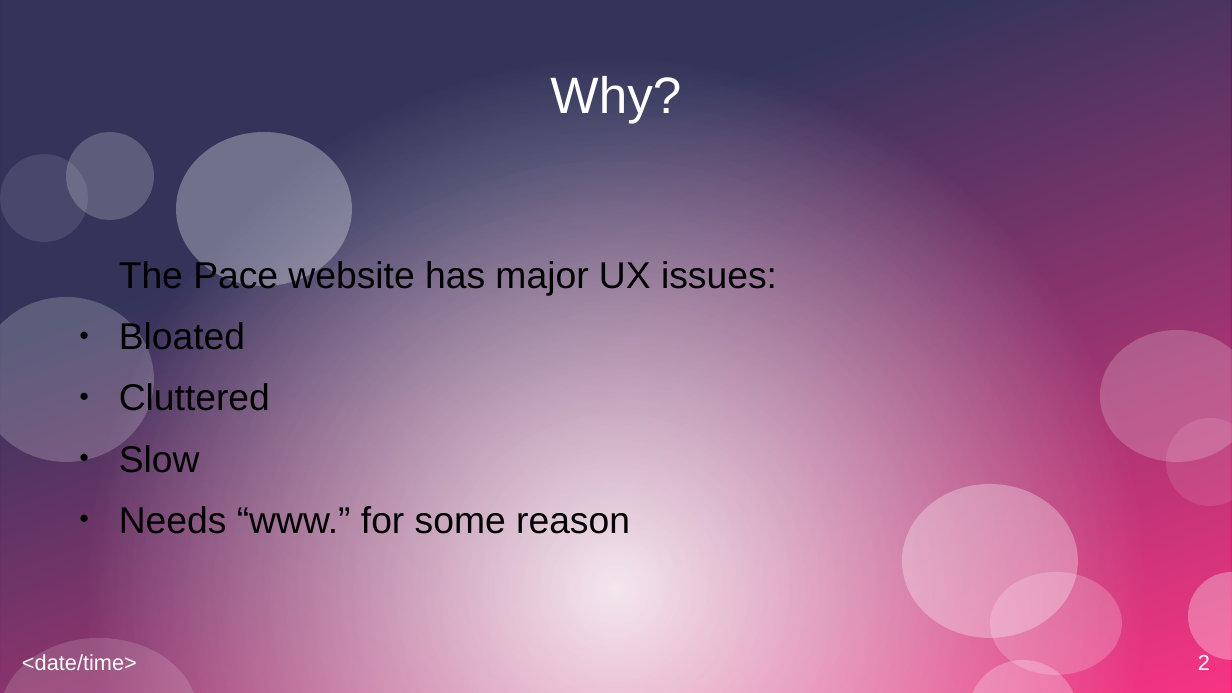
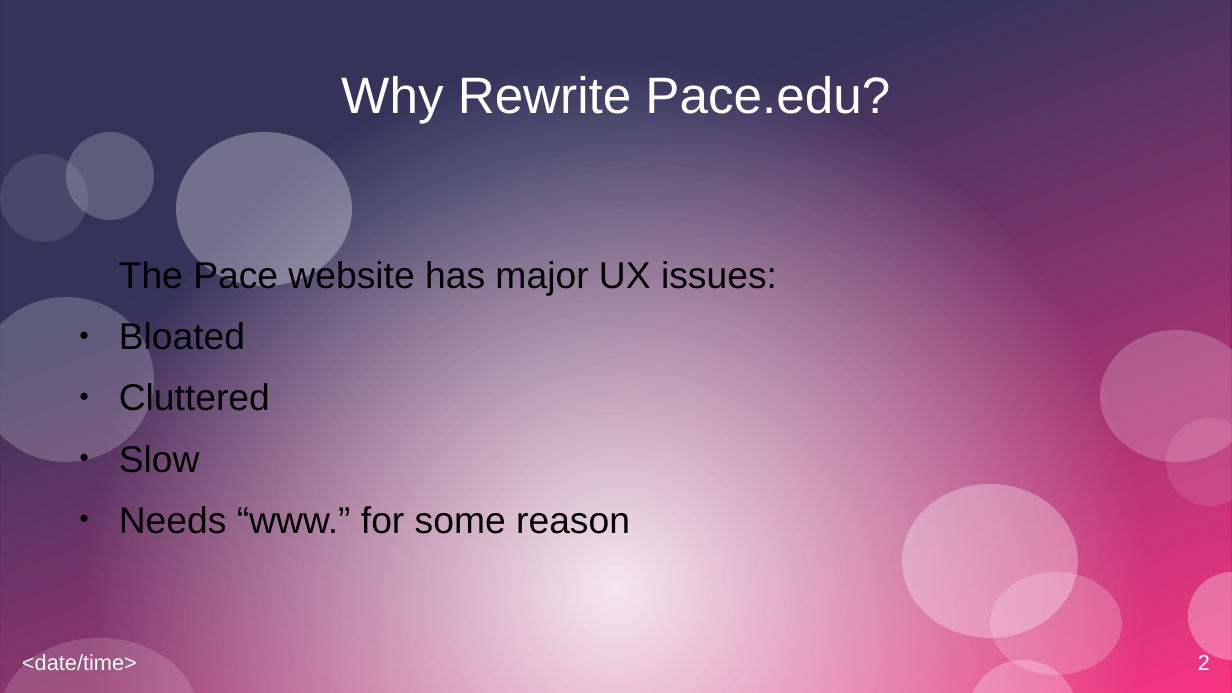
Before and after one commit to sr66139p/CIT-231-Term-Project, a slide deck: slide 2 of term-project-presentation.pptx. Drawn at 1232x693 pixels with LibreOffice and Linux fonts; fonts in the diff are those of the drawing. Boxes give left, top, right and bottom in pixels: in the first picture for what was removed or moved away, otherwise in the second. Text is boxed around its words. In the diff, an @@ line names an element or a change of style, - is before the commit and + after.

Commit message:
more slides in presentation

```diff
--- a/term-project-presentation.pptx
+++ b/term-project-presentation.pptx
@@ title at [341, 76, 890, 124]: text changed @@
-Why?
+Why Rewrite Pace.edu?
```
Also in this commit, not shown: 4 slides added.
